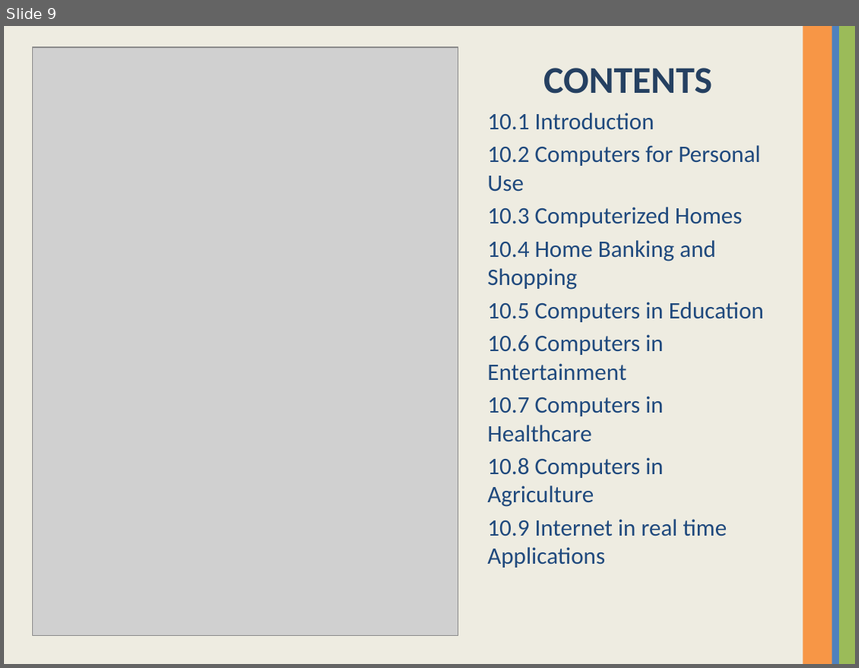
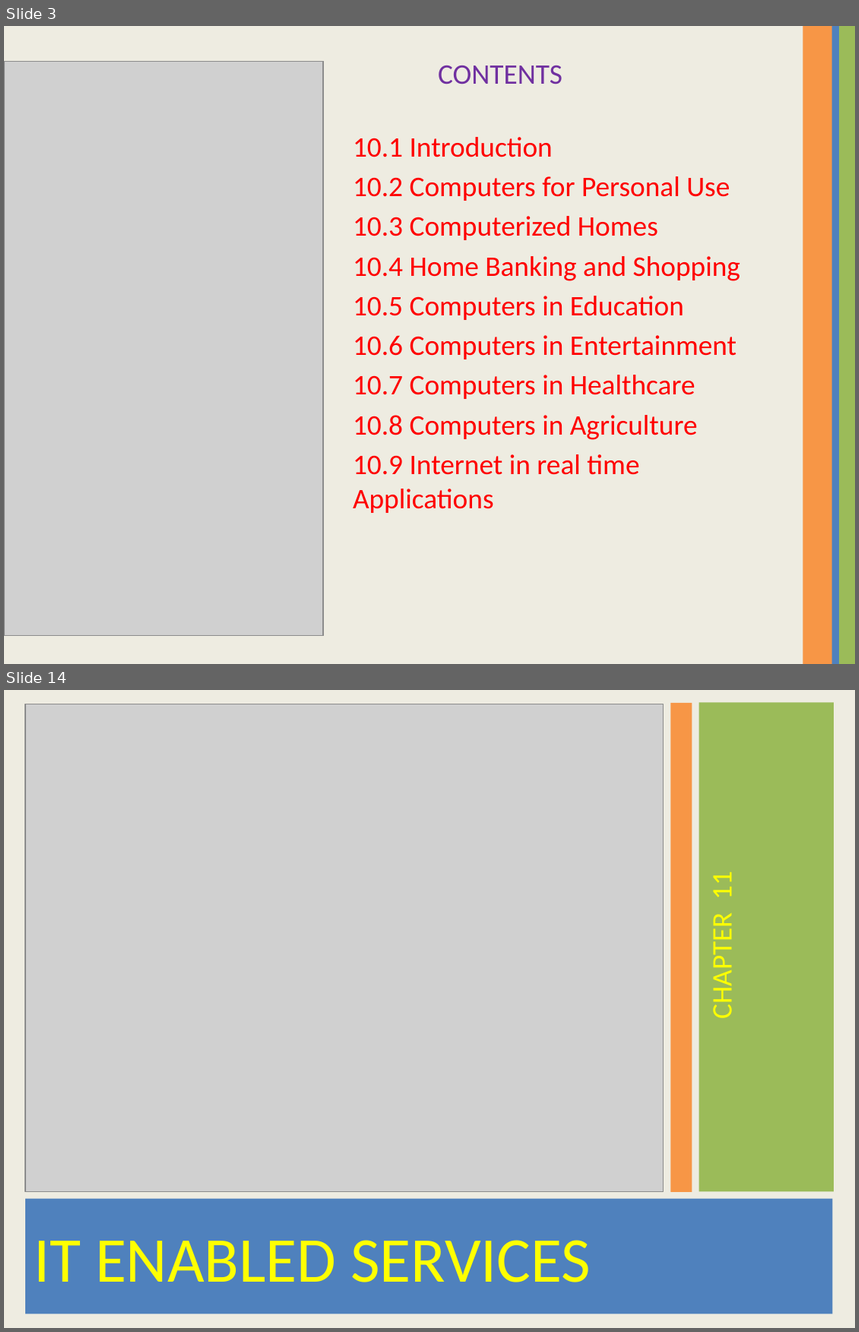
Before and after one commit to Suwetha/Suwetha, a slide deck: COMPUTER.pptx. Shown one above the other, each under a label of ours: slide 9 before the commit, slides 3 and 14 after it; the slides between them are not shown. The pictures are 859x668 and 859x1332 pixels, drawn with LibreOffice and Linux fonts; fonts in the diff are those of the drawing; grey boxes stand for pictures. Boxes give left, top, right and bottom in pixels: in the first picture for what was removed or moved away, otherwise in the second. Text is boxed around its words. In the diff, an @@ line names an element or a change of style, - is before the commit and + after.

```diff
--- a/COMPUTER.pptx
+++ b/COMPUTER.pptx
@@ slide 14 added at [4, 690, 855, 1328], background #EEECE1 @@
@@ picture added at [25, 704, 664, 1192] @@
@@ rectangle added at [671, 703, 692, 1192], fill #F79646 @@
@@ rectangle added at [699, 703, 834, 1192], fill #9BBB59 @@
@@ text added at [705, 873, 740, 1017], 24 pt, text #FFFF00 @@
+CHAPTER 11
@@ text added at [25, 1199, 832, 1314], fill #4F81BD, 54 pt, text #FFFF00 @@
+IT ENABLED SERVICES
@@ what was slide 9 is now slide 3 @@
@@ slide 3 changed as well @@
@@ text "CONTENTS": place and size @@
-text "CONTENTS" at [487, 68, 764, 568]
+text "CONTENTS" at [353, 66, 740, 513]
@@ text "CONTENTS" at [353, 66, 740, 513]: size 32 to 24 pt, text colour #254061 to #7030A0, bold off in "CONTENTS"; size 20 to 24 pt, text colour #1F497D to #FF0000; alignment centre to left; less space between paragraphs @@
@@ picture added at [4, 62, 323, 636] @@
@@ picture: place and size @@
-picture at [32, 47, 458, 636]
+picture at [11, 62, 323, 636]
```
Also in this commit, not shown: 2 other slides changed, 31 other slides added, 6 slides removed.
